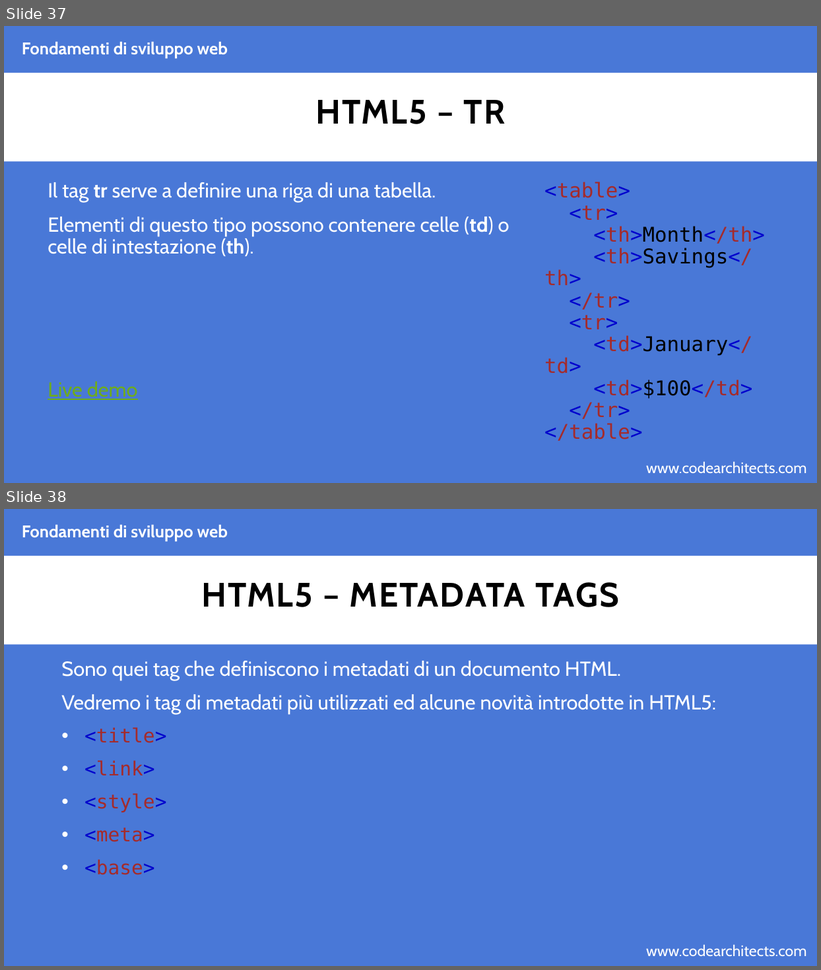
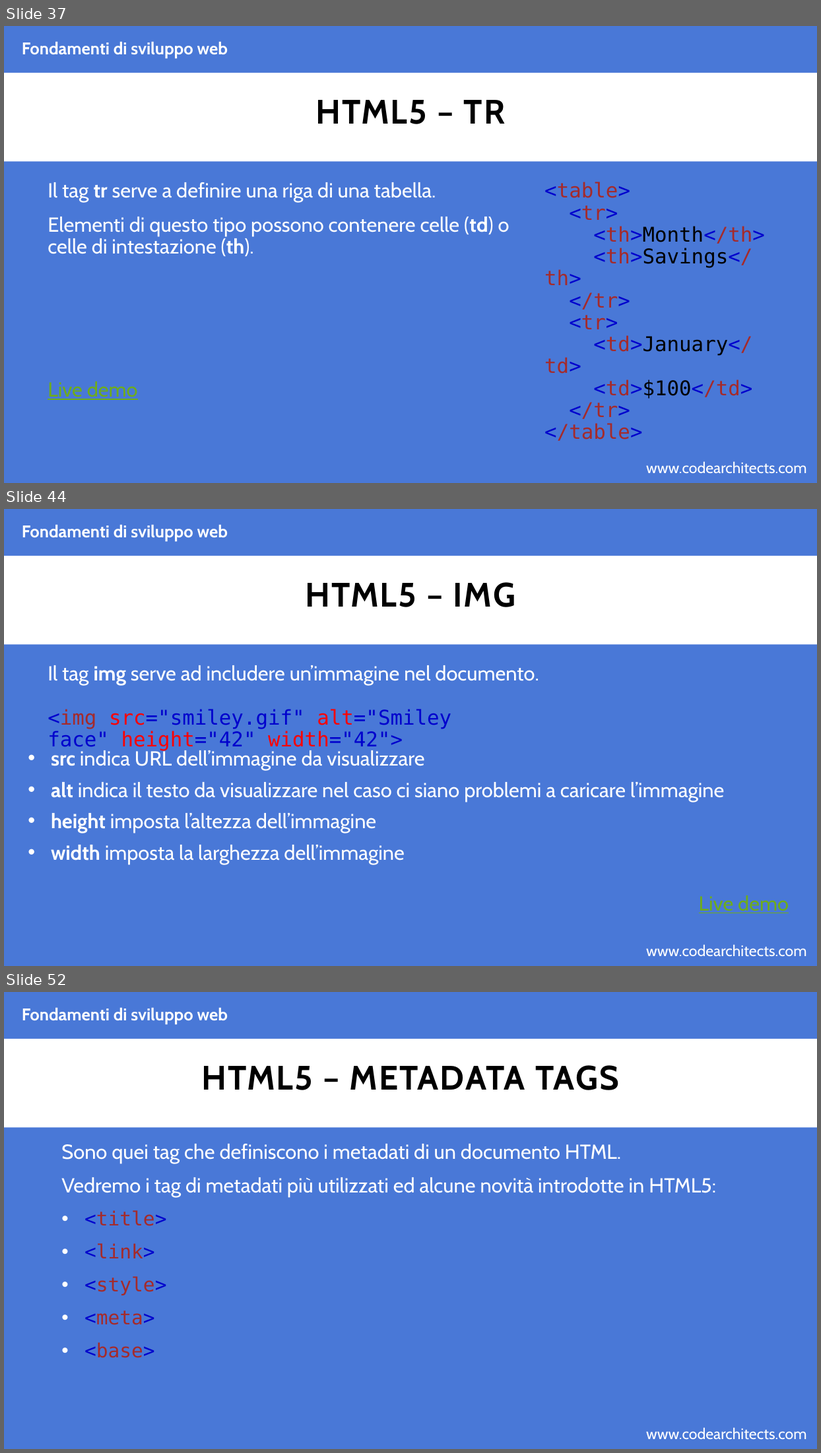
Before and after one commit to CodeArchitectsTraining/fondamenti-sviluppo-web-29052018, a slide deck: slides/html.pptx. Shown one above the other, each under a label of ours: slides 37 and 38 before the commit, slides 37, 44 and 52 after it; the slides between them are not shown. The pictures are 821x970 and 821x1453 pixels, drawn with LibreOffice and Linux fonts; fonts in the diff are those of the drawing; background and template pictures are left out. Boxes give left, top, right and bottom in pixels: in the first picture for what was removed or moved away, otherwise in the second. Text is boxed around its words. In the diff, an @@ line names an element or a change of style, - is before the commit and + after.

Commit message:
adding html slides

```diff
--- a/slides/html.pptx
+++ b/slides/html.pptx
@@ slide 44 added at (x1=4, y1=509, x2=817, y2=966), background #4978D7; not listed: 2 template elements that a slide beside it also shows @@
@@ text added at (x1=22, y1=524, x2=228, y2=541), 20 pt, text #FFFFFF, bold @@
+Fondamenti di sviluppo web
@@ title added at (x1=306, y1=582, x2=516, y2=607), 40 pt, text #000000, bold @@
+HTML5 – IMG
@@ text added at (x1=48, y1=665, x2=539, y2=751), 24 pt, text #FFFFFF @@
+Il tag img serve ad includere un’immagine nel documento.
+<img src="smiley.gif" alt="Smiley face" height="42" width="42">
@@ text added at (x1=51, y1=749, x2=789, y2=914), 24 pt, text #FFFFFF @@
+• src indica URL dell’immagine da visualizzare
+• alt indica il testo da visualizzare nel caso ci siano problemi a caricare l’immagine
+• height imposta l’altezza dell’immagine
+• width imposta la larghezza dell’immagine
+Live demo
@@ what was slide 38 is now slide 52 @@
```
Also in this commit, not shown: 13 other slides added, 2 other files.
